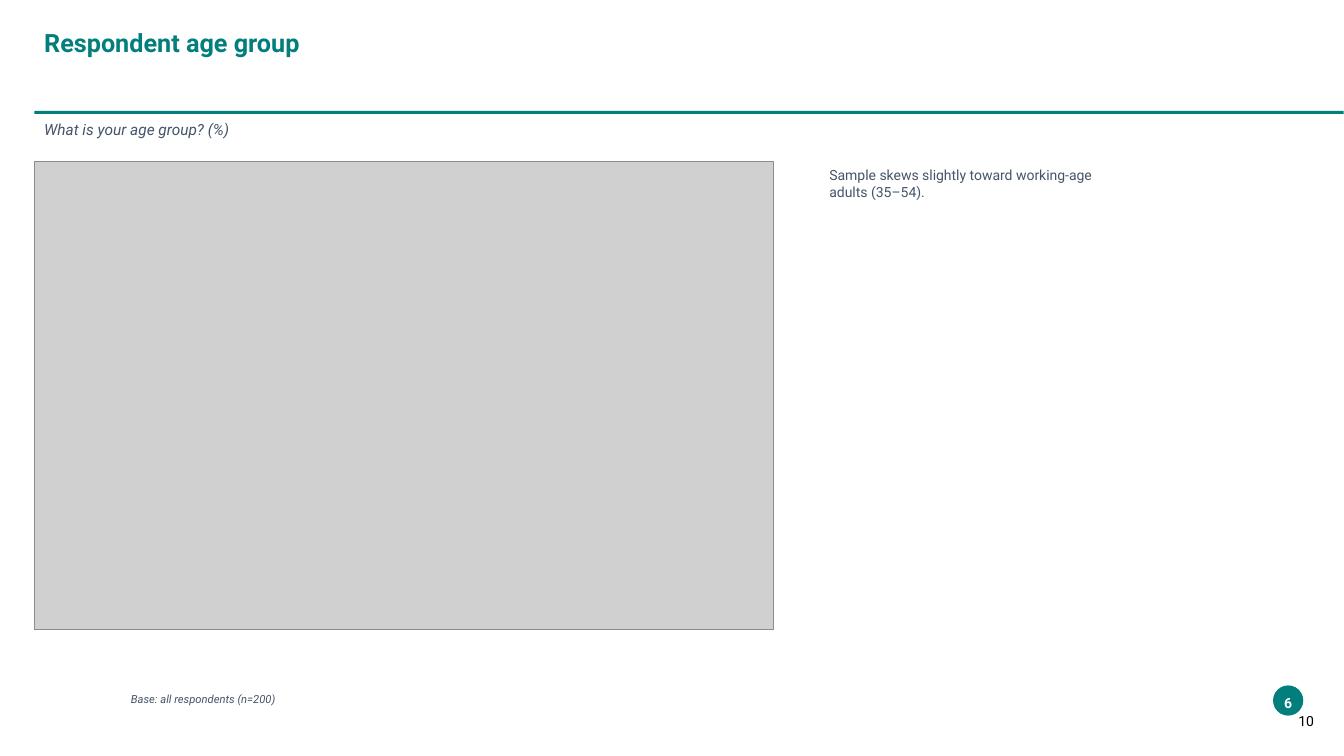
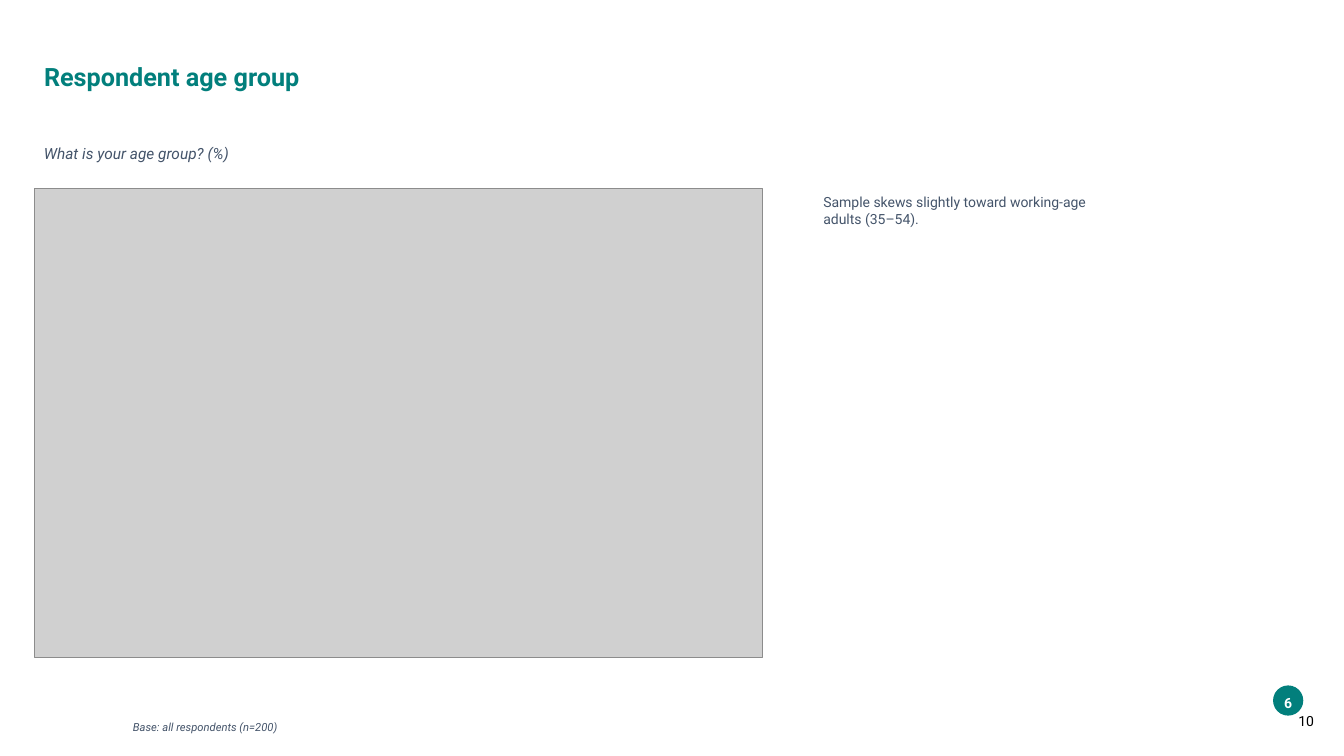
Before and after one commit to ThomasB4242/Test-1, a slide deck: slide 10 of sample_data/output_new.pptx. Drawn at 1344x756 pixels with LibreOffice and Linux fonts; fonts in the diff are those of the drawing; grey boxes stand for pictures; background and template pictures are left out. Boxes give left, top, right and bottom in pixels: in the first picture for what was removed or moved away, otherwise in the second. Text is boxed around its words. In the diff, an @@ line names an element or a change of style, - is before the commit and + after.

```diff
--- a/sample_data/output_new.pptx
+++ b/sample_data/output_new.pptx
@@ title "Respondent age group": place and size @@
-title "Respondent age group" at box(44, 33, 300, 58)
+title "Respondent age group" at box(44, 67, 300, 92)
@@ title "Respondent age group" at box(44, 67, 300, 92): line spacing 1 to 0.9; vertical alignment top to middle @@
@@ rectangle removed at box(34, 111, 1344, 114) @@
@@ text "What is your age group? ..." at box(44, 147, 204, 163): line spacing 1 to 1.1 @@
@@ text "What is your age group? ...": place and size @@
-text "What is your age group? ..." at box(44, 123, 204, 138)
+text "What is your age group? ..." at box(44, 147, 204, 163)
@@ picture: place and size @@
-picture at box(34, 161, 773, 630)
+picture at box(34, 189, 763, 657)
@@ text "Sample skews slightly toward working-age": place and size @@
-text "Sample skews slightly toward working-age" at box(829, 169, 1092, 200)
+text "Sample skews slightly toward working-age" at box(823, 196, 1086, 227)
@@ text "Base: all respondents (n=200)": place and size @@
-text "Base: all respondents (n=200)" at box(131, 694, 276, 706)
+text "Base: all respondents (n=200)" at box(133, 722, 277, 734)
@@ text "Base: all respondents (n=200)" at box(133, 722, 277, 734): line spacing 1 to 1.1 @@
```
Also in this commit, not shown: 4 other slides changed, 2 other files.
